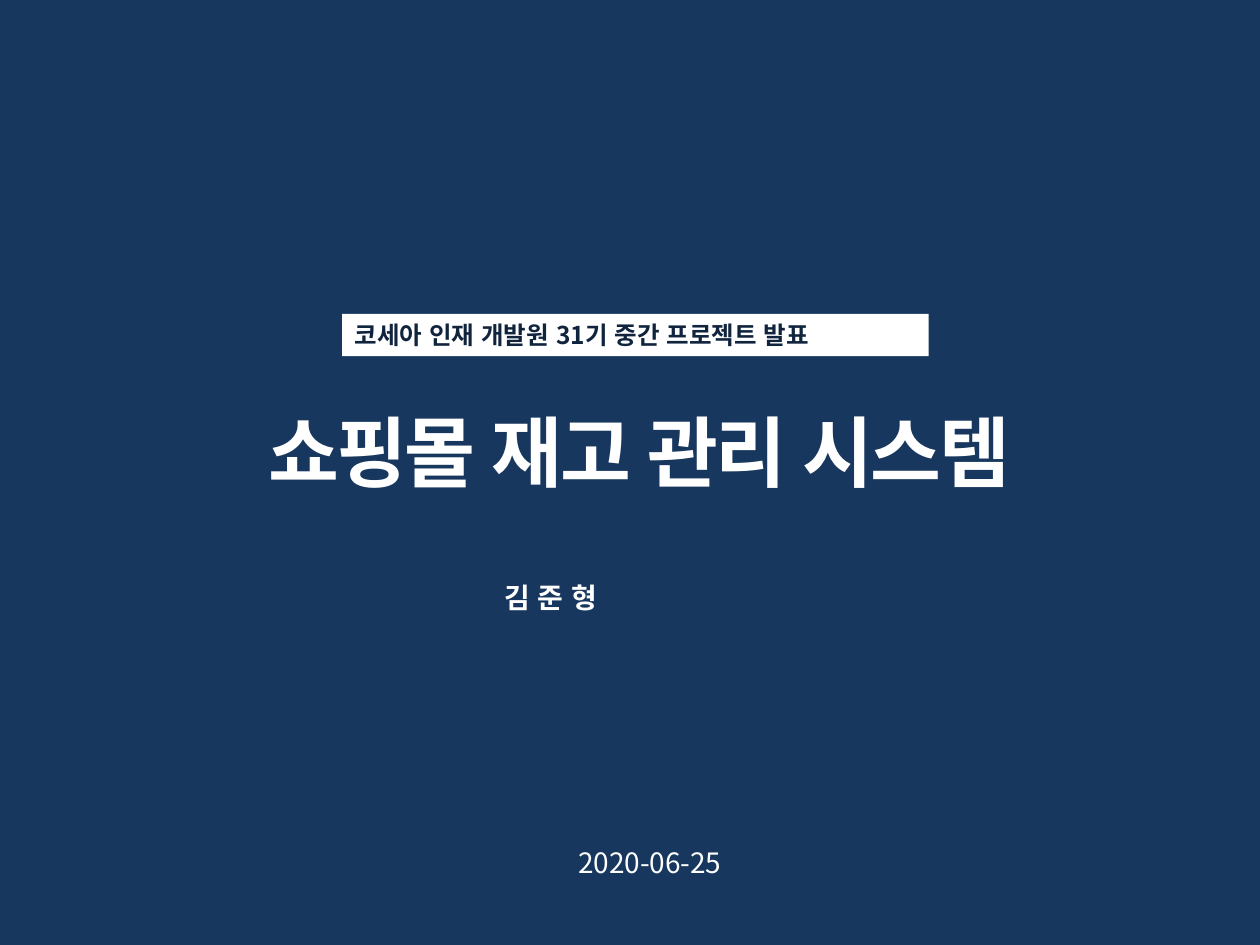
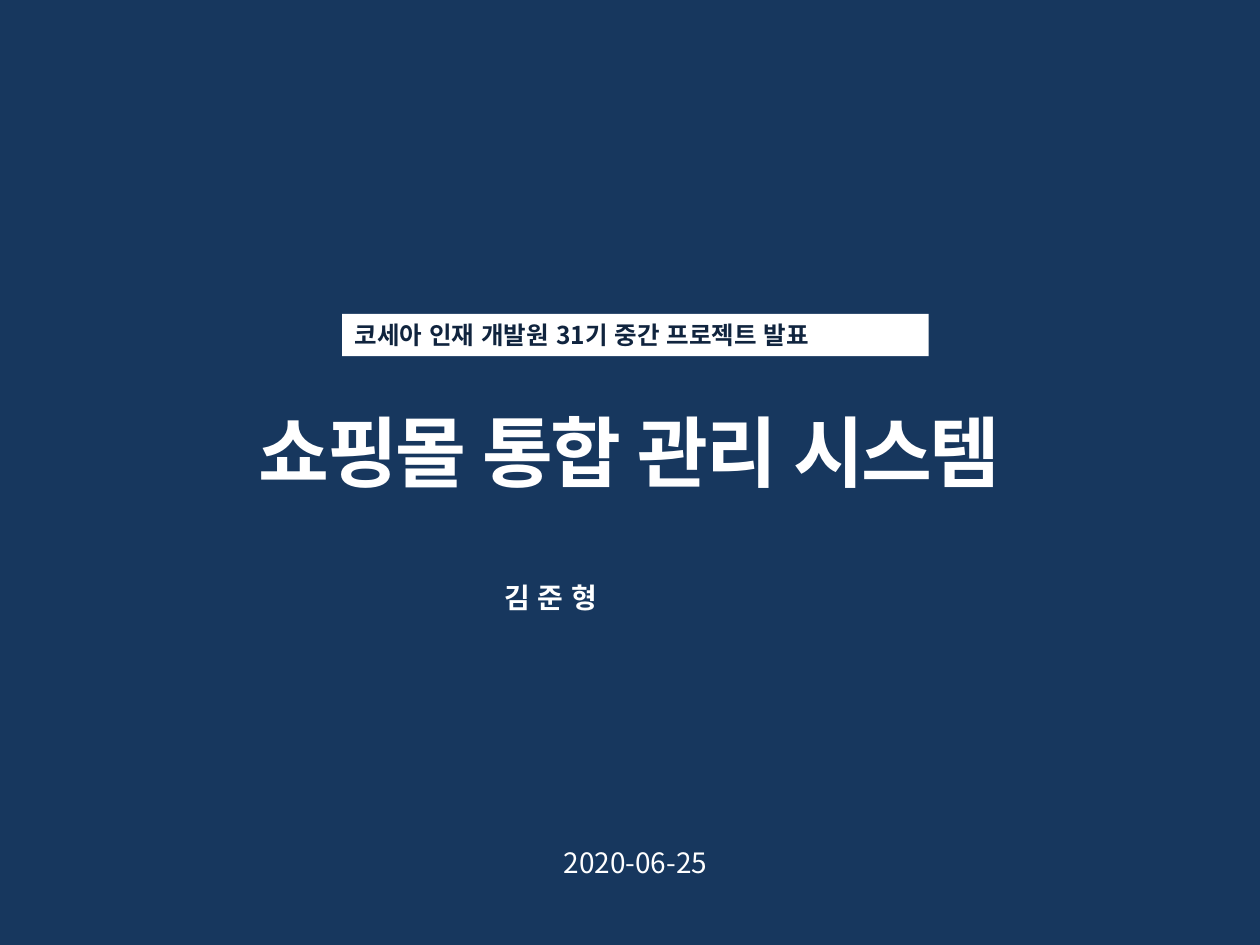
Before and after one commit to Wolfswagen/Kosea_Mid_project, a slide deck: slide 1 of Kosea_Mid_Project/김준형 Project-2nd.pptx. Drawn at 1260x945 pixels with LibreOffice and Linux fonts; fonts in the diff are those of the drawing. Boxes give left, top, right and bottom in pixels: in the first picture for what was removed or moved away, otherwise in the second. Text is boxed around its words. In the diff, an @@ line names an element or a change of style, - is before the commit and + after.

```diff
--- a/Kosea_Mid_Project/김준형 Project-2nd.pptx
+++ b/Kosea_Mid_Project/김준형 Project-2nd.pptx
@@ text at [259, 416, 1000, 488]: text changed @@
-쇼핑몰 재고 관리 시스템
+쇼핑몰 통합 관리 시스템
@@ text "2020-06-25": place and size @@
-text "2020-06-25" at [578, 852, 721, 874]
+text "2020-06-25" at [564, 852, 707, 874]
```
Also in this commit, not shown: 18 other slides changed, 3 other files.
